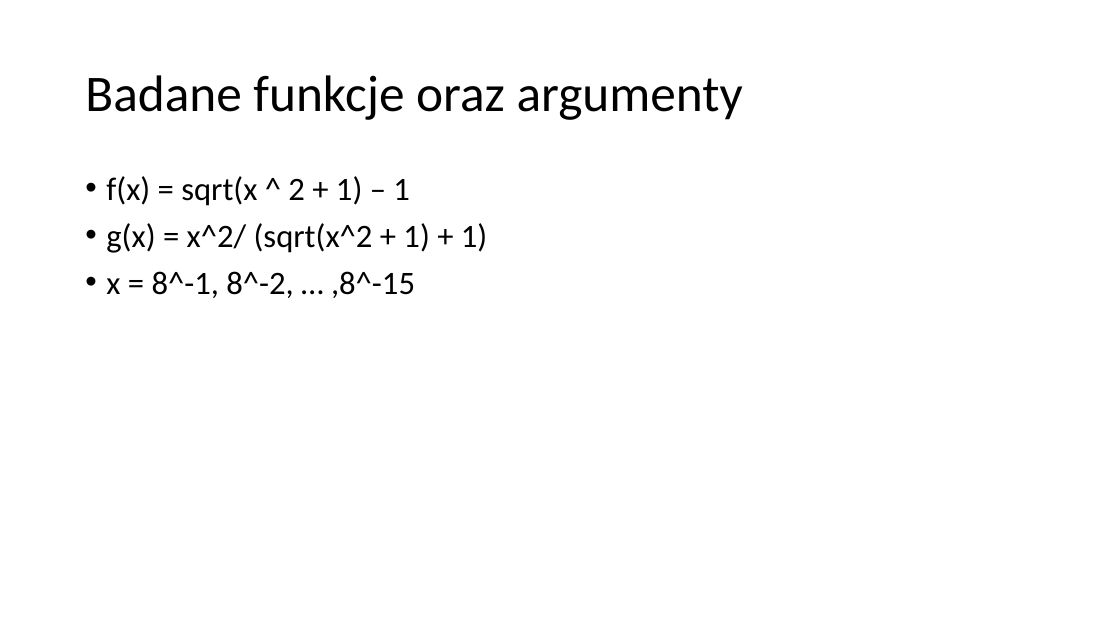
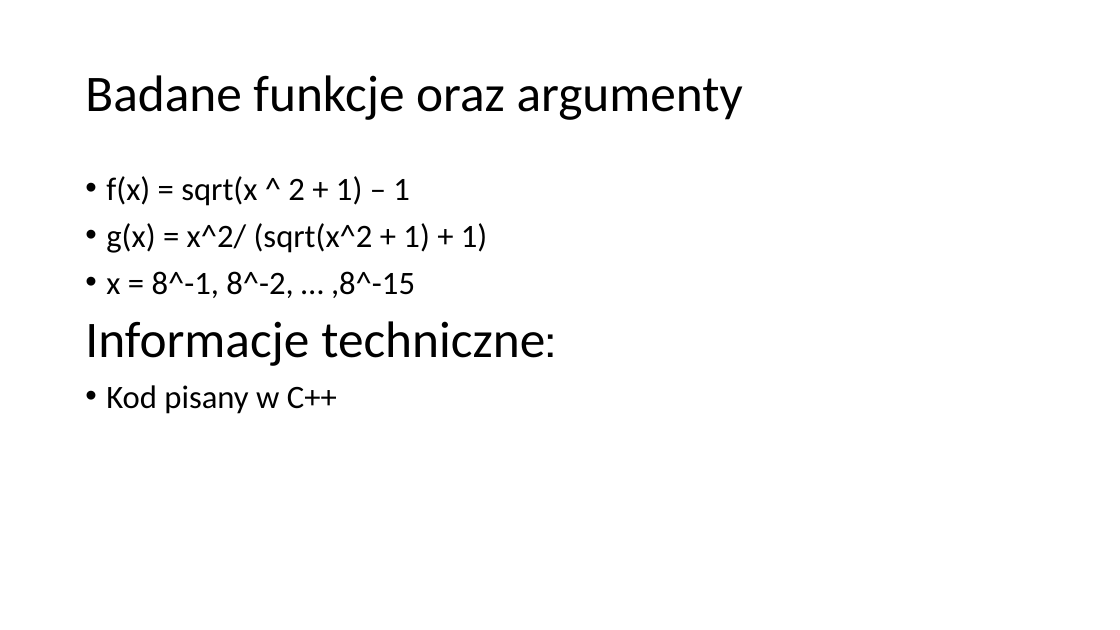
Before and after one commit to NiEkOKsU/Computation_Methods_for_Science_and_Technology, a slide deck: slide 2 of lab1/Laboratorium 1, zadanie 3.pptx (slide 3 before the commit). Drawn at 1120x630 pixels with LibreOffice and Linux fonts; fonts in the diff are those of the drawing. Boxes give left, top, right and bottom in pixels: in the first picture for what was removed or moved away, otherwise in the second. Text is boxed around its words. In the diff, an @@ line names an element or a change of style, - is before the commit and + after.

```diff
--- a/lab1/Laboratorium 1, zadanie 3.pptx
+++ b/lab1/Laboratorium 1, zadanie 3.pptx
@@ text at [85, 321, 556, 414]: paragraphs added @@
+Informacje techniczne:
+• Kod pisany w C++
```
Also in this commit, not shown: 1 other slide changed, 1 slide added, 1 slide removed, 22 other files.
